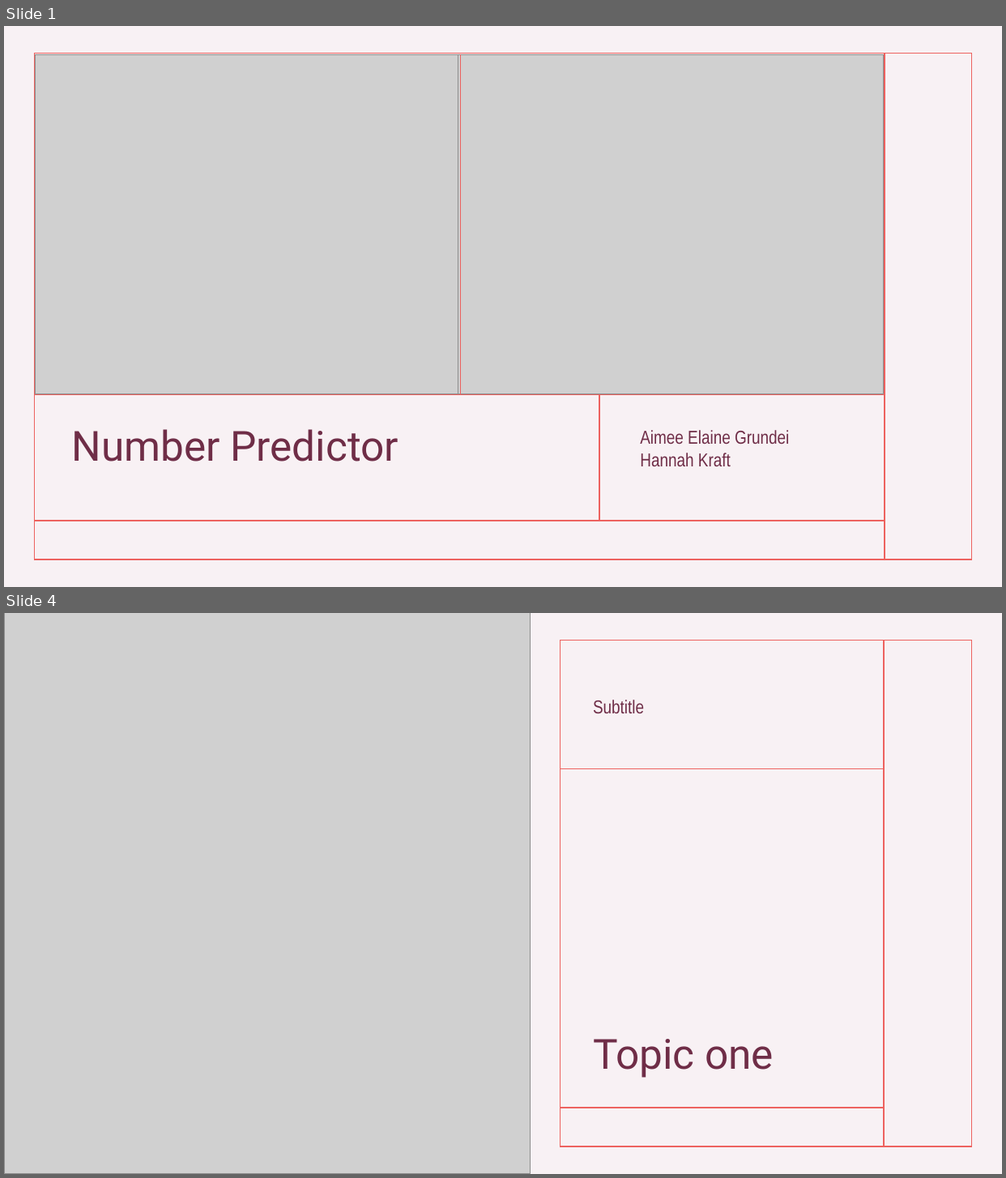
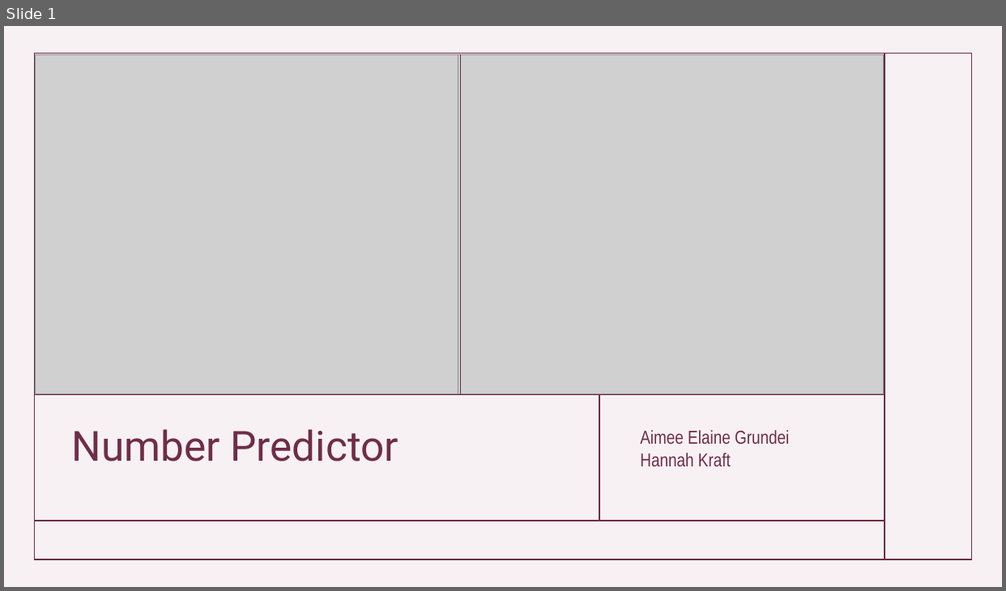
Before and after one commit to AimeeElaineGrundei/project_dski_mnist_dataset, a slide deck: project_documentation/presentation_project_dski.pptx. Shown one above the other, each under a label of ours: slides 1 and 4 before the commit, slide 1 after it; the slides between them are not shown. The pictures are 1006x1178 and 1006x591 pixels, drawn with LibreOffice and Linux fonts; fonts in the diff are those of the drawing; grey boxes stand for pictures. Boxes give left, top, right and bottom in pixels: in the first picture for what was removed or moved away, otherwise in the second. Text is boxed around its words. In the diff, an @@ line names an element or a change of style, - is before the commit and + after.

```diff
--- a/project_documentation/presentation_project_dski.pptx
+++ b/project_documentation/presentation_project_dski.pptx
@@ slide 4 removed at box(4, 613, 1002, 1174), background #9E3E65 at 7% opacity @@
@@ picture removed at box(4, 613, 530, 1174) @@
@@ rectangle removed at box(560, 641, 972, 1148) @@
@@ line removed from (884, 641) to (884, 1147) @@
@@ subtitle removed at box(593, 700, 644, 713) @@
-Subtitle
@@ line removed from (560, 769) to (884, 769) @@
@@ title removed at box(593, 1039, 774, 1078) @@
-Topic one
@@ line removed from (560, 1108) to (884, 1108) @@
@@ slide 1 changed as well @@
@@ rectangle at box(34, 54, 972, 561): outline #ED625F 1 pt to #6F2C47 1 pt @@
@@ line (461, 395) - (461, 54): stroke #ED625F 1 pt to #6F2D47 1 pt @@
@@ line (884, 54) - (884, 560): stroke #ED625F 1 pt to #6F2C47 1 pt @@
@@ line (34, 395) - (884, 395): stroke #ED625F 1 pt to #6F2C47 1 pt @@
@@ line (600, 395) - (600, 522): stroke #ED625F 1 pt to #6F2C47 1 pt @@
@@ line (34, 521) - (884, 521): stroke #ED625F 1 pt to #6F2C47 1 pt @@
```
Also in this commit, not shown: 6 slides added, 10 other slides removed.
